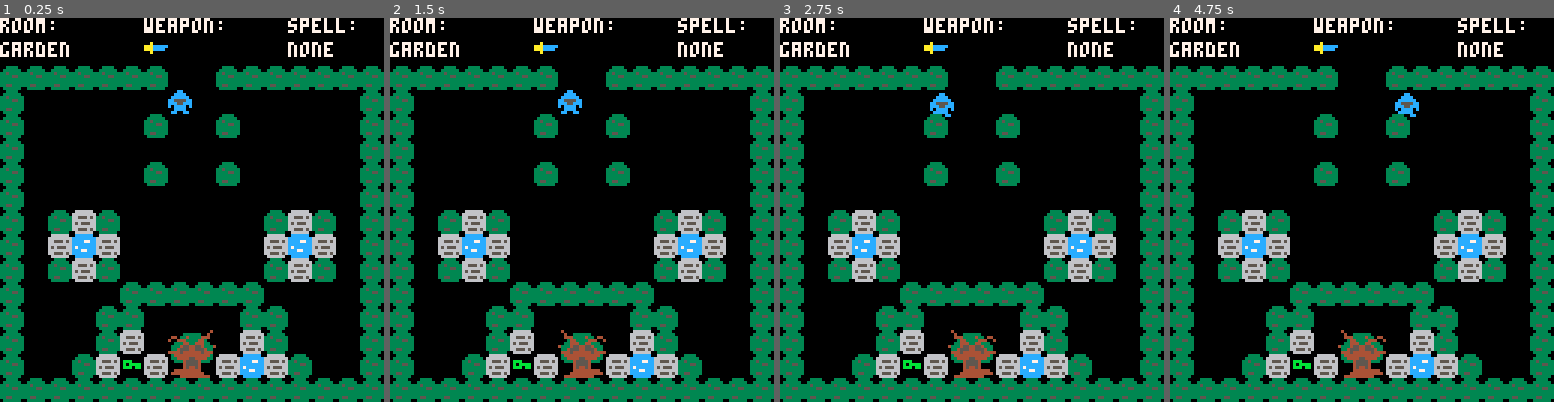
Above: before the commit, frames 1-4 (left to right).
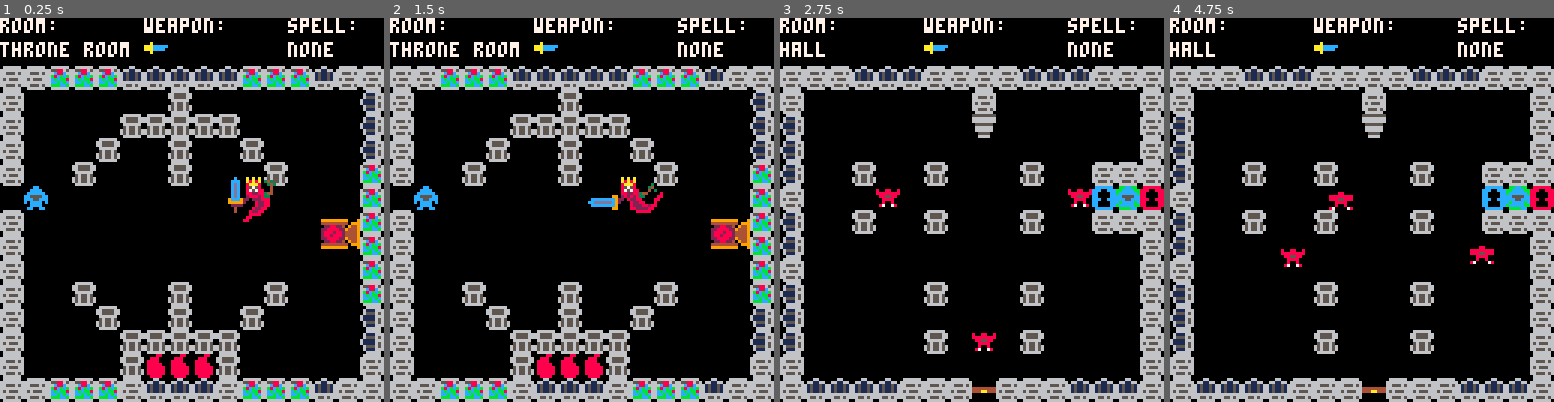
Above: after the commit, the same moments.

Repository: AddisonMink/haunted-castle
Game: PICO-8 cartridge haunted-castle.p8
Same seed, same stepped clock (60 frames per second), same inputs: the game is played once before the commit and once after it.
Inputs:
- Up to frame 1 (0.25 s): no input
- Up to frame 2 (1.5 s): tap O (Z key) at 0.33, 0.7, 1.43 s; tap X (X key) at 1.07 s
- Up to frame 3 (2.75 s): hold Left 1.97-2.37 s; tap X (X key) at 2.07, 2.4, 2.73 s; tap O (Z key) at 2.22 s; hold Down from 2.42 s (still down)
- Up to frame 4 (4.75 s): release Down at 2.82 s; hold Right 2.87-3.53 s; tap X (X key) every 0.33 s from 3.07 to 4.73 s; tap O (Z key) at 3.1, 3.98 s; hold Up 3.58-4.08 s; hold Right 4.13-4.53 s; hold Down from 4.58 s (still down)

The runs differ from the first frame. In frame 1, 43% of the frame differs, in the area x 0-100%, y 6-100%; in frame 2, 43%; in frame 3, 40%; in frame 4, 40%.

Commit message:
add health meter for king.

Diff:
--- a/haunted-castle.p8
+++ b/haunted-castle.p8
@@ -24,7 +24,7 @@
 spell = nil
 spell_cnt = 1
 room = nil
-room_id = 601
+room_id = 901
 blue_key = false
 green_key = false
 red_key = false
@@ -1257,6 +1257,22 @@
 	room.king_hits += 1
 end
 
+-- flame
+
+function mk_flame(id, tx, ty)
+	local me = mk_body(tx, ty, 4, 4)
+	me.id = id
+	me.sprite = 96
+	me.update = update_flame
+	return me
+end
+
+function update_flame(me)
+	local frames = { 96, 97, 98 }
+	local f = flr(time() * 12) % #frames
+	me.sprite = frames[f + 1]
+end
+
 -- util
 
 function mk_body(tx, ty, w, h)
@@ -1707,6 +1723,9 @@
 		add_exit(0, 5, 703)
 
 		add_enemy(10, 6, mk_king)
+		add_enemy(6, 12, mk_flame)
+		add_enemy(7, 12, mk_flame)
+		add_enemy(8, 12, mk_flame)
 
 		add_player(x, y)
 
@@ -1717,6 +1736,7 @@
 			end,
 			function()
 				add_enemy(5, 6, mk_king)
+				room.entities[4] = nil
 			end
 		)
 
@@ -1727,6 +1747,7 @@
 			end,
 			function()
 				add_enemy(10, 6, mk_king)
+				room.entities[3] = nil
 			end
 		)
 
@@ -1736,6 +1757,7 @@
 						and room.king_hits >= 3
 			end,
 			function()
+				room.entities[2] = nil
 				state = "win"
 			end
 		)
@@ -1871,6 +1893,14 @@
 000000000000000000000008888000000000000000000000000000000000000000000ccccc000000000000000000000000000000000000000000000000000000
 00000000000000000000008800000000000000000000000000000000000000000000000000000000000000000000000000000000000000000000000000000000
 00000000000000000000088000000000000000000000000000000000000000000000000000000000000000000000000000000000000000000000000000000000
+00008800000000000000000000000000000000000000000000000000000000000000000000000000000000000000000000000000000000000000000000000000
+00888000000800000000000000000000000000000000000000000000000000000000000000000000000000000000000000000000000000000000000000000000
+08888000000880000088800000000000000000000000000000000000000000000000000000000000000000000000000000000000000000000000000000000000
+08888800008888000008880000000000000000000000000000000000000000000000000000000000000000000000000000000000000000000000000000000000
+08888880088888800088888000000000000000000000000000000000000000000000000000000000000000000000000000000000000000000000000000000000
+08888880088888800088888000000000000000000000000000000000000000000000000000000000000000000000000000000000000000000000000000000000
+08888880088888800088888000000000000000000000000000000000000000000000000000000000000000000000000000000000000000000000000000000000
+00888800008888000008880000000000000000000000000000000000000000000000000000000000000000000000000000000000000000000000000000000000
 __gff__
 0001010100000000000000000000000000010000000000000000000000000001000100000100000000000001000000000001010000000000000101000000010001010000000000000000000000000000010100000000000000000000000000000000000000000000000000000000000000000000000000000000000000000000
 0000000000000000000000000000000000000000000000000000000000000000000000000000000000000000000000000000000000000000000000000000000000000000000000000000000000000000000000000000000000000000000000000000000000000000000000000000000000000000000000000000000000000000
@@ -1889,8 +1919,8 @@
 1100000000000000000131010000001101000000000000000000000000000001010000000000000000000303000000013400000000001f0000001f00000000010100001f0000001f0000001f0000003e000000000000000000000000000000000000000000000000000000000000000000000000000000000000000000000000
 11000000000000000131313101000011010000000000000000000000000000010100030403230313030000000000000134000000000000000000000000000001010000001f00001f00001f0000000034000000000000000000000000000000000000000000000000000000000000000000000000000000000000000000000000
 110000000000000000013101000000110100001f1f00001f00001f1f00000001010003030303030303030303030300013400000000001f0000001f000000000101000000001f1f1f1f1f000000000034000000000000000000000000000000000000000000000000000000000000000000000000000000000000000000000000
-11000100000100000000010000000011010000000000000000000000000000010100000000000000000000000000000101000000000000000000000000000001010000000000001f0000000000000001000000000000000000000000000000000000000000000000000000000000000000000000000000000000000000000000
-1101010000010111111111111111111101012424240101242401012424240101010101010101010000010101010101010124242424010101320101012424240101013e3e3e24242424243e3e3e240101000000000000000000000000000000000000000000000000000000000000000000000000000000000000000000000000
+1100010000010000000001000000001101000000000000000000000000000001010000000000000000000000000000010100000000000000000000000000000101000000001f0000001f000000000001000000000000000000000000000000000000000000000000000000000000000000000000000000000000000000000000
+1101010000010111111111111111111101012424240101242401012424240101010101010101010000010101010101010124242424010101320101012424240101013e3e3e01242424013e3e3e240101000000000000000000000000000000000000000000000000000000000000000000000000000000000000000000000000
 0000000000000000000000000000000000000000000000000000000000000000000000000000000000000000000000000000000000000000000000000000000000000000000000000000000000000000000000000000000000000000000000000000000000000000000000000000000000000000000000000000000000000000
 0000000000000000000000000000000000000000000000000000000000000000000000000000000000000000000000000000000000000000000000000000000000000000000000000000000000000000000000000000000000000000000000000000000000000000000000000000000000000000000000000000000000000000
 1101010000010111111111111111110101010101010101010101010101010101111111111111110000111111111111110124242424010101000101012424240100000000000000000000000000000000000000000000000000000000000000000000000000000000000000000000000000000000000000000000000000000000
